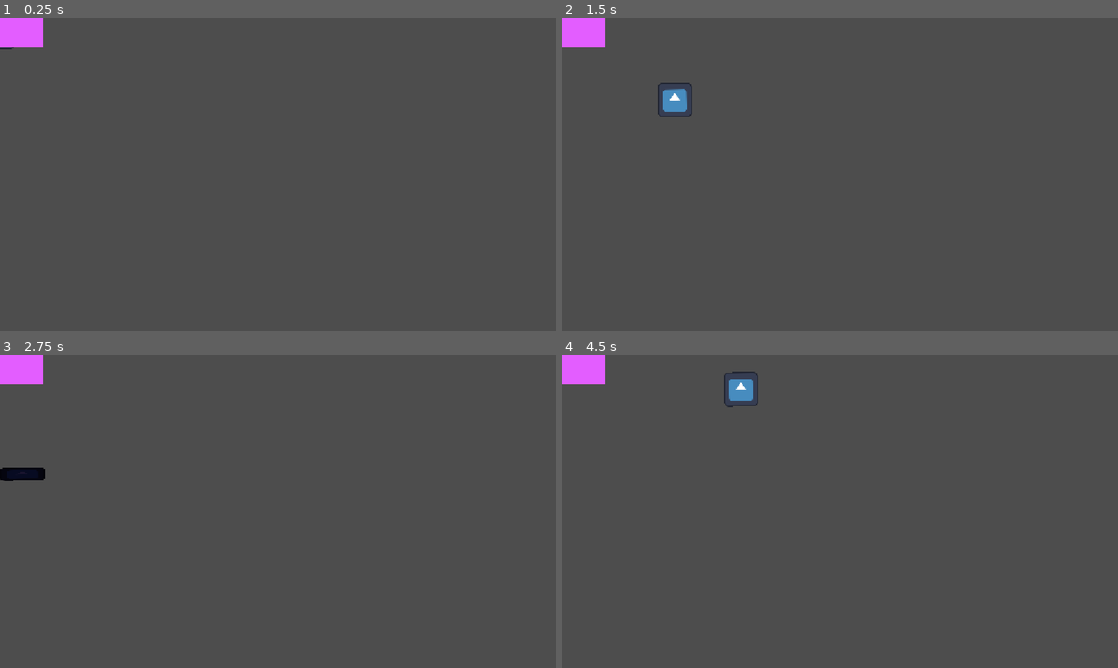
Above: before the commit, frames 1-4 (two rows, left to right).
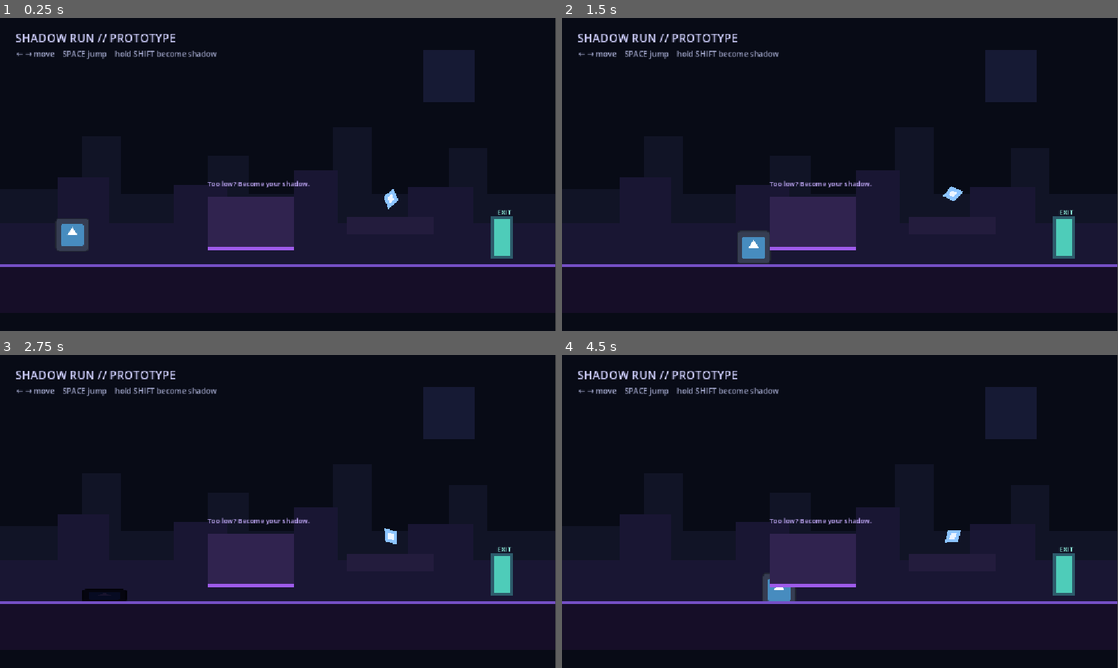
Above: after the commit, the same moments.

Repository: Yass29/shadow-run
Game: Godot game, scene res://level1.tscn
The game is run twice, just before and just after one commit, with the same random seed, the same clock (stepped at 60 frames per second) and the same inputs. The engine's default icon, where the game draws it, is replaced by a stand-in: a white triangle on a blue panel in a dark square.
Inputs:
- Up to frame 1 (0.25 s): no input
- Up to frame 2 (1.5 s): tap Enter (ui_accept) at 0.5, 0.77 s; hold Shift 0.53-1.28 s; hold Right (ui_right) from 0.53 s (still down); tap Shift at 1.35 s
- Up to frame 3 (2.75 s): tap Enter (ui_accept) at 1.52 s; release Right (ui_right) at 2.03 s; hold Left (ui_left) from 2.03 s (still down); hold Shift from 2.03 s (still down)
- Up to frame 4 (4.5 s): release Left (ui_left) at 2.78 s; release Shift at 2.78 s; hold Right (ui_right) 2.78-4.28 s; tap Shift at 2.85, 4.35 s; tap Enter (ui_accept) at 3.02, 3.77 s; hold Shift 3.53-4.28 s; hold Left (ui_left) from 4.28 s (still down)

The runs differ from the first frame. In frame 1, 99% of the frame differs, in the area x 0-100%, y 0-100%; in frame 2, 99%; in frame 3, 99%; in frame 4, 100%.

Commit message:
Build first playable Shadow Run room

Diff:
--- a/level1.tscn
+++ b/level1.tscn
@@ -1,46 +1,150 @@
-[gd_scene format=3 uid="uid://doxplx6nrjfq1"]
+[gd_scene load_steps=7 format=3 uid="uid://doxplx6nrjfq1"]
 
 [ext_resource type="Script" uid="uid://gnog5jweu2oj" path="res://player.gd" id="1_dopym"]
 [ext_resource type="Texture2D" uid="uid://df5ovurx35pcl" path="res://icon.svg" id="2_ootpb"]
+[ext_resource type="Script" path="res://energy_fragment.gd" id="3_energy"]
 
-[sub_resource type="RectangleShape2D" id="RectangleShape2D_qns05"]
-size = Vector2(70, 90)
+[sub_resource type="RectangleShape2D" id="RectangleShape2D_player"]
+size = Vector2(52, 70)
 
-[sub_resource type="RectangleShape2D" id="RectangleShape2D_n7lcu"]
-size = Vector2(1000, 80)
+[sub_resource type="RectangleShape2D" id="RectangleShape2D_ground"]
+size = Vector2(1150, 100)
 
-[sub_resource type="RectangleShape2D" id="RectangleShape2D_sotef"]
-size = Vector2(180, 120)
+[sub_resource type="RectangleShape2D" id="RectangleShape2D_obstacle"]
+size = Vector2(180, 110)
 
-[node name="Level1" type="Node2D" unique_id=930740340]
+[sub_resource type="CircleShape2D" id="CircleShape2D_fragment"]
+radius = 16.0
 
-[node name="Player" type="CharacterBody2D" parent="." unique_id=249272961]
-position = Vector2(-4, 0)
+[node name="Level1" type="Node2D"]
+
+[node name="Background" type="Polygon2D" parent="."]
+z_index = -20
+polygon = PackedVector2Array(0, 0, 1150, 0, 1150, 647, 0, 647)
+color = Color(0.035, 0.045, 0.09, 1)
+
+[node name="MoonGlow" type="Polygon2D" parent="."]
+z_index = -18
+position = Vector2(930, 120)
+polygon = PackedVector2Array(-54, -54, 54, -54, 54, 54, -54, 54)
+color = Color(0.16, 0.18, 0.35, 0.45)
+
+[node name="Skyline1" type="Polygon2D" parent="."]
+z_index = -12
+polygon = PackedVector2Array(0, 355, 170, 355, 170, 245, 250, 245, 250, 365, 430, 365, 430, 285, 515, 285, 515, 365, 690, 365, 690, 225, 770, 225, 770, 365, 930, 365, 930, 270, 1010, 270, 1010, 365, 1150, 365, 1150, 510, 0, 510)
+color = Color(0.07, 0.08, 0.15, 1)
+
+[node name="Skyline2" type="Polygon2D" parent="."]
+z_index = -11
+polygon = PackedVector2Array(0, 425, 120, 425, 120, 330, 225, 330, 225, 425, 360, 425, 360, 345, 470, 345, 470, 425, 610, 425, 610, 315, 700, 315, 700, 425, 845, 425, 845, 350, 980, 350, 980, 425, 1150, 425, 1150, 510, 0, 510)
+color = Color(0.10, 0.09, 0.20, 1)
+
+[node name="Title" type="Label" parent="."]
+offset_left = 32.0
+offset_top = 24.0
+offset_right = 360.0
+offset_bottom = 58.0
+theme_override_colors/font_color = Color(0.82, 0.82, 1, 1)
+theme_override_font_sizes/font_size = 24
+text = "SHADOW RUN // PROTOTYPE"
+
+[node name="Controls" type="Label" parent="."]
+offset_left = 34.0
+offset_top = 62.0
+offset_right = 560.0
+offset_bottom = 92.0
+theme_override_colors/font_color = Color(0.62, 0.64, 0.78, 1)
+theme_override_font_sizes/font_size = 16
+text = "← → move    SPACE jump    hold SHIFT become shadow"
+
+[node name="Player" type="CharacterBody2D" parent="."]
+position = Vector2(150, 420)
 script = ExtResource("1_dopym")
 
-[node name="CollisionShape2D" type="CollisionShape2D" parent="Player" unique_id=57937298]
-shape = SubResource("RectangleShape2D_qns05")
+[node name="CollisionShape2D" type="CollisionShape2D" parent="Player"]
+shape = SubResource("RectangleShape2D_player")
 
-[node name="Sprite2D" type="Sprite2D" parent="Player" unique_id=1288459587]
-rotation = -0.010572314
+[node name="Sprite2D" type="Sprite2D" parent="Player"]
 texture = ExtResource("2_ootpb")
 
-[node name="Ground" type="StaticBody2D" parent="." unique_id=1264650020]
-position = Vector2(0, 300)
+[node name="Ground" type="StaticBody2D" parent="."]
+position = Vector2(575, 560)
 
-[node name="CollisionShape2D" type="CollisionShape2D" parent="Ground" unique_id=504019638]
-rotation = 6.26973
-shape = SubResource("RectangleShape2D_n7lcu")
+[node name="CollisionShape2D" type="CollisionShape2D" parent="Ground"]
+shape = SubResource("RectangleShape2D_ground")
 
-[node name="LowObstacle" type="StaticBody2D" parent="." unique_id=1485184143]
+[node name="Visual" type="Polygon2D" parent="Ground"]
+polygon = PackedVector2Array(-575, -50, 575, -50, 575, 50, -575, 50)
+color = Color(0.09, 0.055, 0.16, 1)
 
-[node name="CollisionShape2D" type="CollisionShape2D" parent="LowObstacle" unique_id=1956798885]
-position = Vector2(350, 220)
-shape = SubResource("RectangleShape2D_sotef")
+[node name="GroundTop" type="Polygon2D" parent="Ground"]
+polygon = PackedVector2Array(-575, -50, 575, -50, 575, -44, -575, -44)
+color = Color(0.46, 0.31, 0.78, 1)
 
-[node name="ColorRect" type="ColorRect" parent="LowObstacle" unique_id=21267448]
+[node name="LowObstacle" type="StaticBody2D" parent="."]
+position = Vector2(520, 425)
+
+[node name="CollisionShape2D" type="CollisionShape2D" parent="LowObstacle"]
+shape = SubResource("RectangleShape2D_obstacle")
+
+[node name="Visual" type="Polygon2D" parent="LowObstacle"]
+polygon = PackedVector2Array(-90, -55, 90, -55, 90, 55, -90, 55)
+color = Color(0.19, 0.14, 0.31, 1)
+
+[node name="EdgeGlow" type="Polygon2D" parent="LowObstacle"]
+polygon = PackedVector2Array(-90, 49, 90, 49, 90, 55, -90, 55)
+color = Color(0.62, 0.36, 0.92, 1)
+
+[node name="Hint" type="Label" parent="LowObstacle"]
 offset_left = -90.0
-offset_top = -60.0
-offset_right = 90.0
-offset_bottom = 60.0
-color = Color(0.8897965, 0.3645049, 1, 1)
+offset_top = -92.0
+offset_right = 115.0
+offset_bottom = -64.0
+theme_override_colors/font_color = Color(0.78, 0.68, 1, 1)
+theme_override_font_sizes/font_size = 14
+text = "Too low? Become your shadow."
+
+[node name="Platform" type="StaticBody2D" parent="."]
+position = Vector2(810, 430)
+
+[node name="CollisionShape2D" type="CollisionShape2D" parent="Platform"]
+shape = SubResource("RectangleShape2D_obstacle")
+
+[node name="Visual" type="Polygon2D" parent="Platform"]
+polygon = PackedVector2Array(-90, -18, 90, -18, 90, 18, -90, 18)
+color = Color(0.14, 0.11, 0.24, 1)
+
+[node name="EnergyFragment" type="Area2D" parent="."]
+position = Vector2(810, 370)
+script = ExtResource("3_energy")
+
+[node name="CollisionShape2D" type="CollisionShape2D" parent="EnergyFragment"]
+shape = SubResource("CircleShape2D_fragment")
+
+[node name="Crystal" type="Polygon2D" parent="EnergyFragment"]
+polygon = PackedVector2Array(0, -22, 16, 0, 0, 22, -16, 0)
+color = Color(0.55, 0.77, 1, 1)
+
+[node name="Core" type="Polygon2D" parent="EnergyFragment"]
+polygon = PackedVector2Array(0, -10, 7, 0, 0, 10, -7, 0)
+color = Color(0.92, 0.96, 1, 1)
+
+[node name="ExitMarker" type="Polygon2D" parent="."]
+position = Vector2(1040, 454)
+polygon = PackedVector2Array(-22, -44, 22, -44, 22, 44, -22, 44)
+color = Color(0.18, 0.36, 0.42, 1)
+
+[node name="ExitGlow" type="Polygon2D" parent="."]
+position = Vector2(1040, 454)
+polygon = PackedVector2Array(-16, -38, 16, -38, 16, 38, -16, 38)
+color = Color(0.35, 0.95, 0.83, 0.75)
+
+[node name="ExitText" type="Label" parent="."]
+offset_left = 995.0
+offset_top = 392.0
+offset_right = 1095.0
+offset_bottom = 420.0
+theme_override_colors/font_color = Color(0.6, 1, 0.92, 1)
+theme_override_font_sizes/font_size = 14
+text = "EXIT"
+horizontal_alignment = 1
